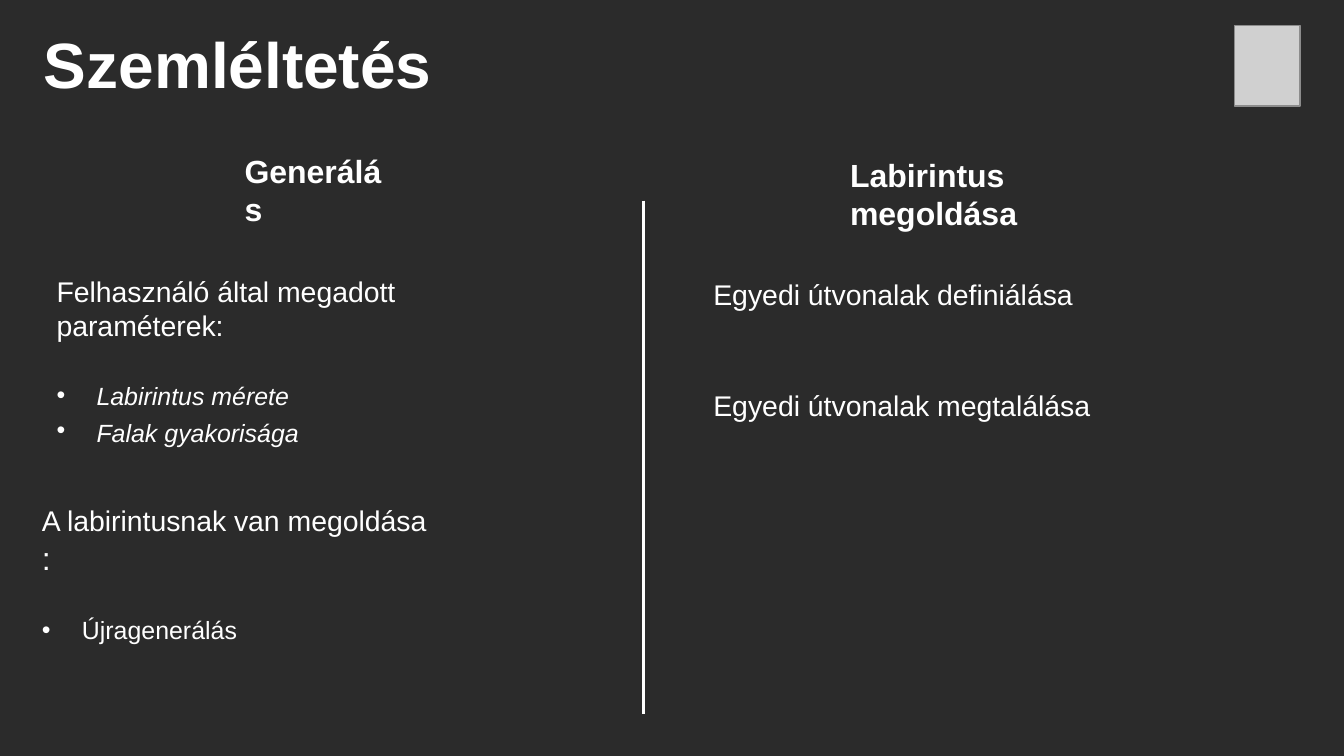
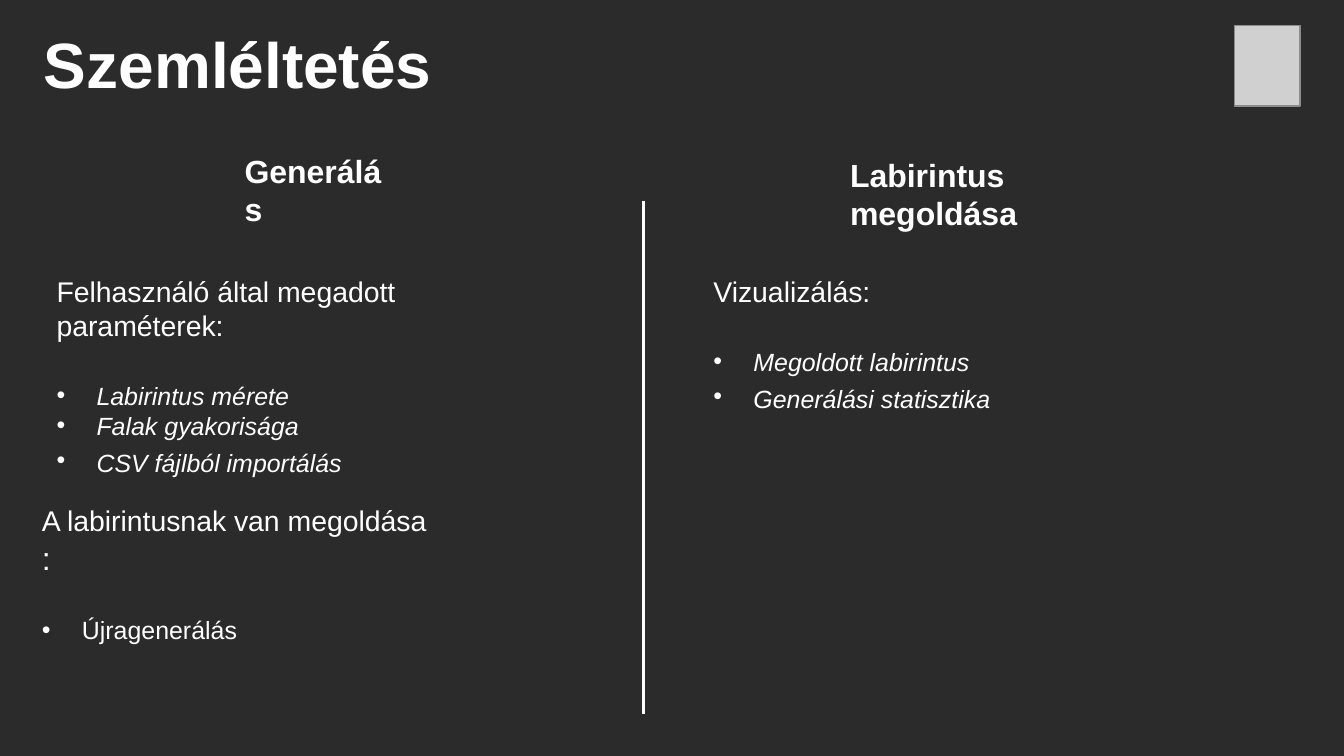
Before and after one commit to Py-xel/MazeGen, a slide deck: slide 5 of src/documentation/Presentation.pptx. Drawn at 1344x756 pixels with LibreOffice and Linux fonts; fonts in the diff are those of the drawing; grey boxes stand for pictures; background and template pictures are left out; a plain dark background stands for a picture behind light text. Boxes give left, top, right and bottom in pixels: in the first picture for what was removed or moved away, otherwise in the second. Text is boxed around its words. In the diff, an @@ line names an element or a change of style, - is before the commit and + after.

```diff
--- a/src/documentation/Presentation.pptx
+++ b/src/documentation/Presentation.pptx
@@ text removed at [713, 284, 1073, 311] @@
-Egyedi útvonalak definiálása
@@ text added at [713, 281, 990, 409], 14 pt, text #FFFFFF, italic @@
+Vizualizálás:
+• Megoldott labirintus
+• Generálási statisztika
@@ text removed at [713, 395, 1090, 422] @@
-Egyedi útvonalak megtalálása
@@ text at [97, 453, 342, 477]: paragraph added @@
+• CSV fájlból importálás
```
Also in this commit, not shown: 1 other slide changed, 4 slides added, 2 slides removed, 15 other files.
